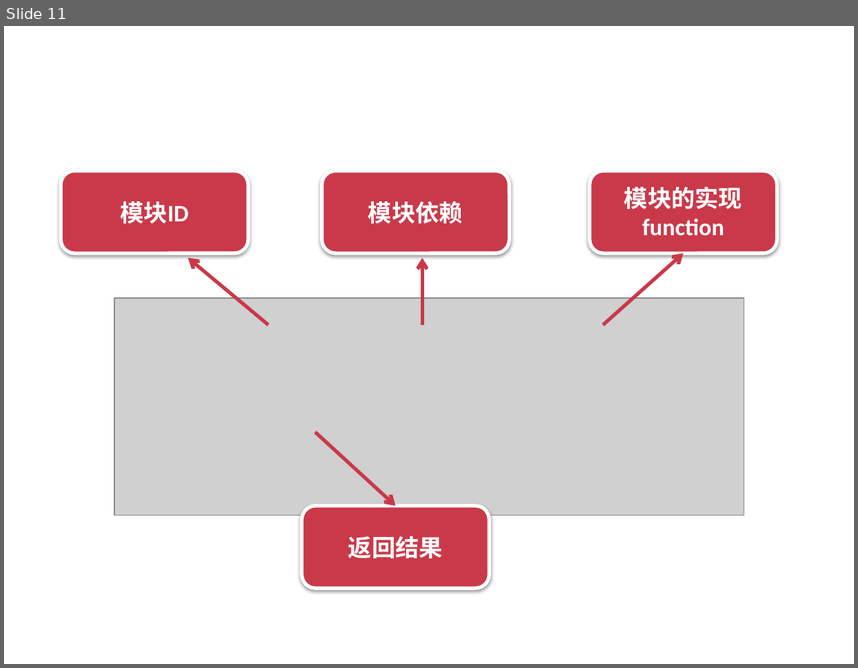
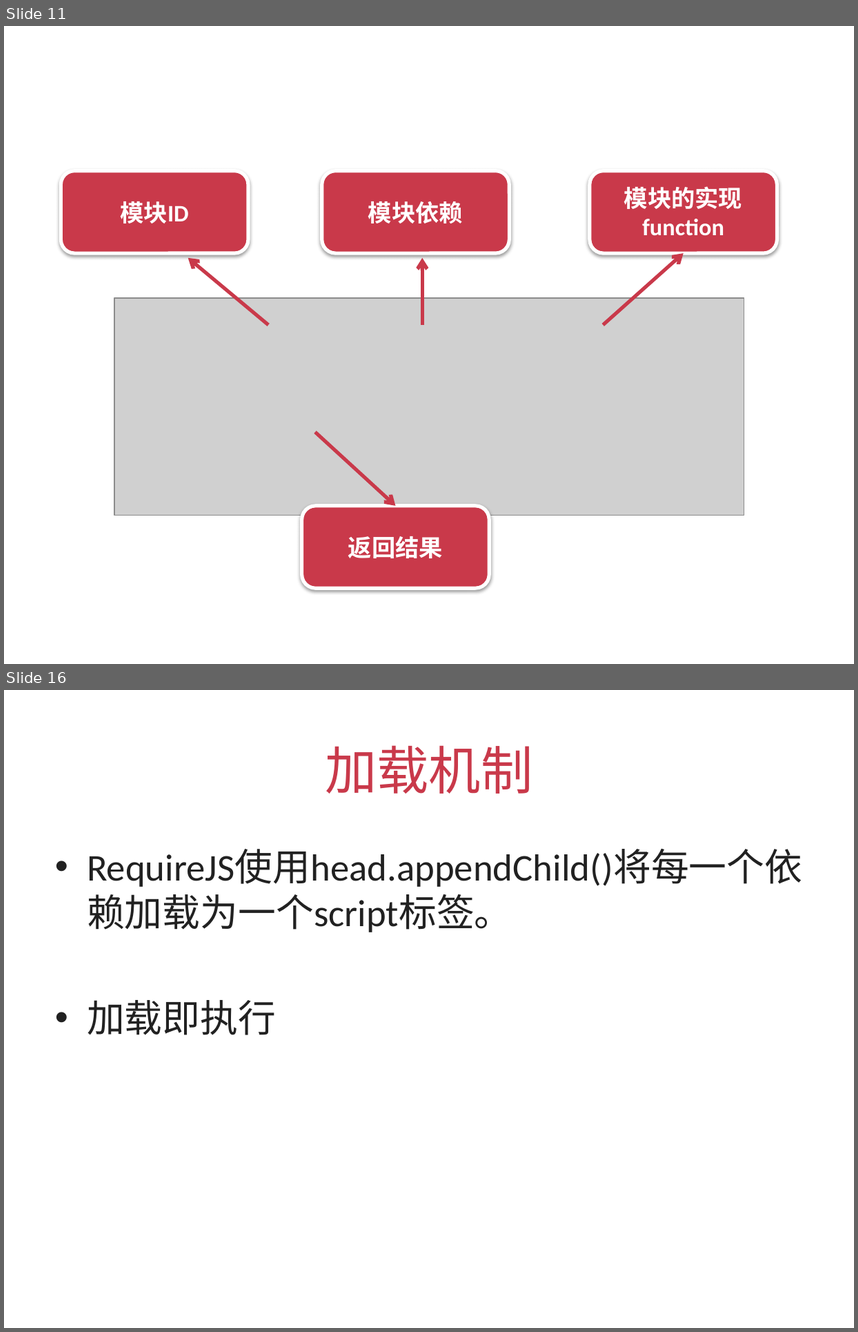
Before and after one commit to silvajs/lecturer, a slide deck: requirejs/doc/requirejs.pptx. Shown one above the other, each under a label of ours: slide 11 before the commit, slides 11 and 16 after it; the slides between them are not shown. The pictures are 858x668 and 858x1332 pixels, drawn with LibreOffice and Linux fonts; fonts in the diff are those of the drawing; grey boxes stand for pictures. Boxes give left, top, right and bottom in pixels: in the first picture for what was removed or moved away, otherwise in the second. Text is boxed around its words. In the diff, an @@ line names an element or a change of style, - is before the commit and + after.

Commit message:
base config requirejs

```diff
--- a/requirejs/doc/requirejs.pptx
+++ b/requirejs/doc/requirejs.pptx
@@ slide 16 added at [4,690,854,1328], background #FFFFFF @@
@@ title added at [325,745,533,793], 44 pt, text #C9394A @@
+加载机制
@@ text added at [87,849,802,1035], 32 pt, text #212121 @@
+• RequireJS使用head.appendChild()将每一个依赖加载为一个script标签。
+• 加载即执行
```
Also in this commit, not shown: 4 other slides added, 3 other files.
